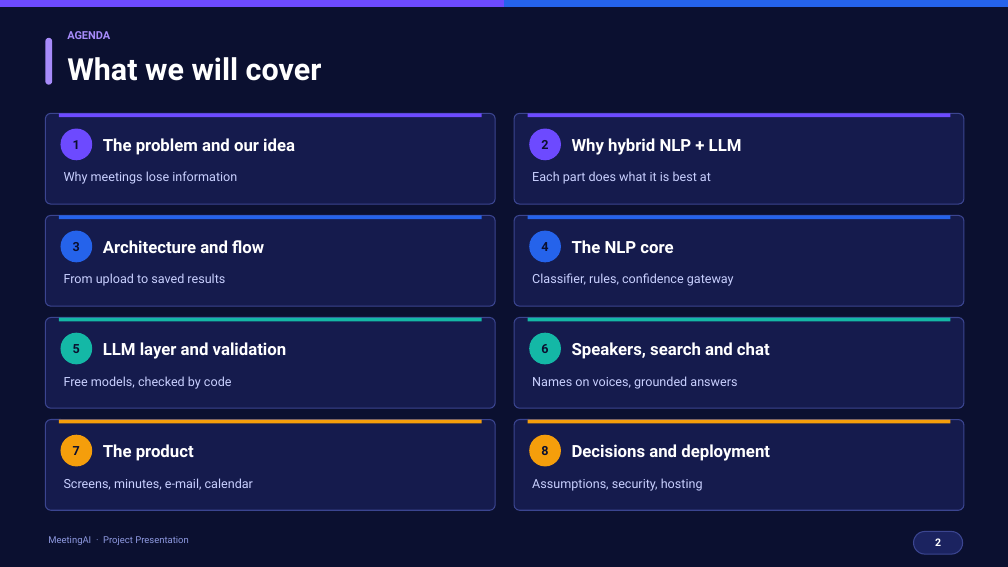
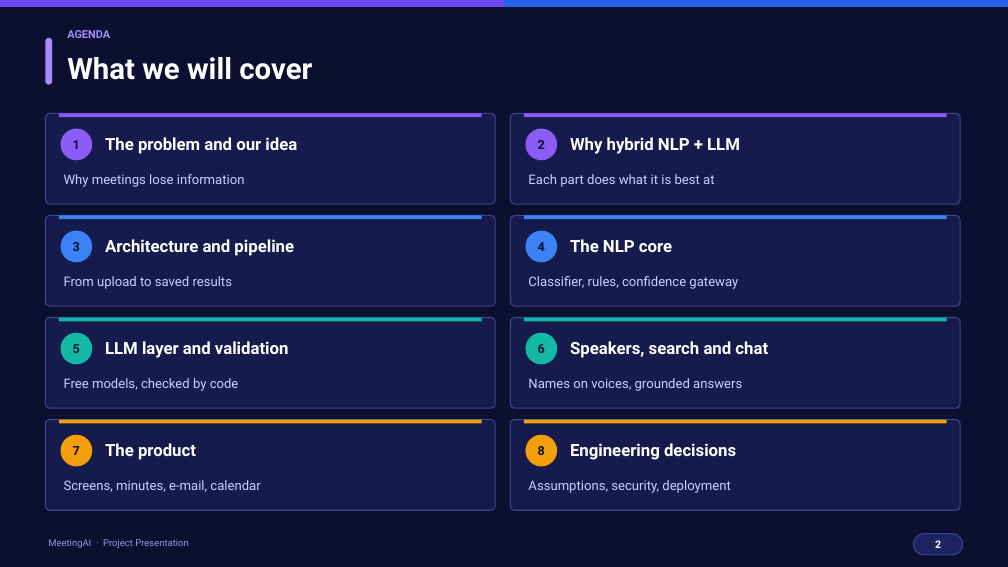
Before and after one commit to nidhitiwari23/Meeting-AI-, a slide deck: slide 2 of docs/MeetingAI_Presentation.pptx. Drawn at 1008x567 pixels with LibreOffice and Linux fonts; fonts in the diff are those of the drawing. Boxes give left, top, right and bottom in pixels: in the first picture for what was removed or moved away, otherwise in the second. Text is boxed around its words. In the diff, an @@ line names an element or a change of style, - is before the commit and + after.

```diff
--- a/docs/MeetingAI_Presentation.pptx
+++ b/docs/MeetingAI_Presentation.pptx
@@ text "What we will cover" at bbox=[67, 57, 312, 80]: size 29 to 28 pt @@
@@ fill #6D4AFF to #8B5CF6 in 4 elements at bbox=[59, 113, 482, 117], bbox=[60, 129, 92, 160], bbox=[526, 129, 557, 160], bbox=[524, 113, 947, 117] @@
@@ text at bbox=[105, 239, 294, 256]: text changed @@
-Architecture and flow
+Architecture and pipeline
@@ 4 ellipses, 4 rounded rectangles, 4 rectangles: place and size @@
-4 ellipses, 4 rounded rectangles, 4 rectangles at bbox=[514, 113, 964, 510]
+4 ellipses, 4 rounded rectangles, 4 rectangles at bbox=[510, 113, 960, 510]
@@ fill #2563EB to #3B82F6 in 4 elements at bbox=[59, 216, 482, 219], bbox=[60, 231, 92, 262], bbox=[526, 231, 557, 262], bbox=[524, 216, 947, 219] @@
@@ size 12 to 12.5 pt in 7 elements at bbox=[64, 174, 245, 187], bbox=[64, 378, 239, 391], bbox=[64, 480, 260, 492], bbox=[64, 276, 232, 289], bbox=[528, 174, 714, 187], bbox=[528, 276, 738, 289], bbox=[528, 378, 742, 391] @@
@@ proportions changed in 8 elements at bbox=[45, 113, 495, 204], bbox=[45, 216, 495, 306], bbox=[45, 318, 495, 408], bbox=[45, 420, 495, 510], bbox=[510, 113, 960, 204], bbox=[510, 216, 960, 306], bbox=[510, 318, 960, 408], bbox=[510, 420, 960, 510] @@
@@ text at bbox=[570, 443, 736, 460]: text changed @@
-Decisions and deployment
+Engineering decisions
@@ text at bbox=[528, 480, 730, 493]: text changed; size 12 to 12.5 pt @@
-Assumptions, security, hosting
+Assumptions, security, deployment
```
Also in this commit, not shown: 12 other slides changed, 32 slides added, 14 slides removed, 1 other file.
